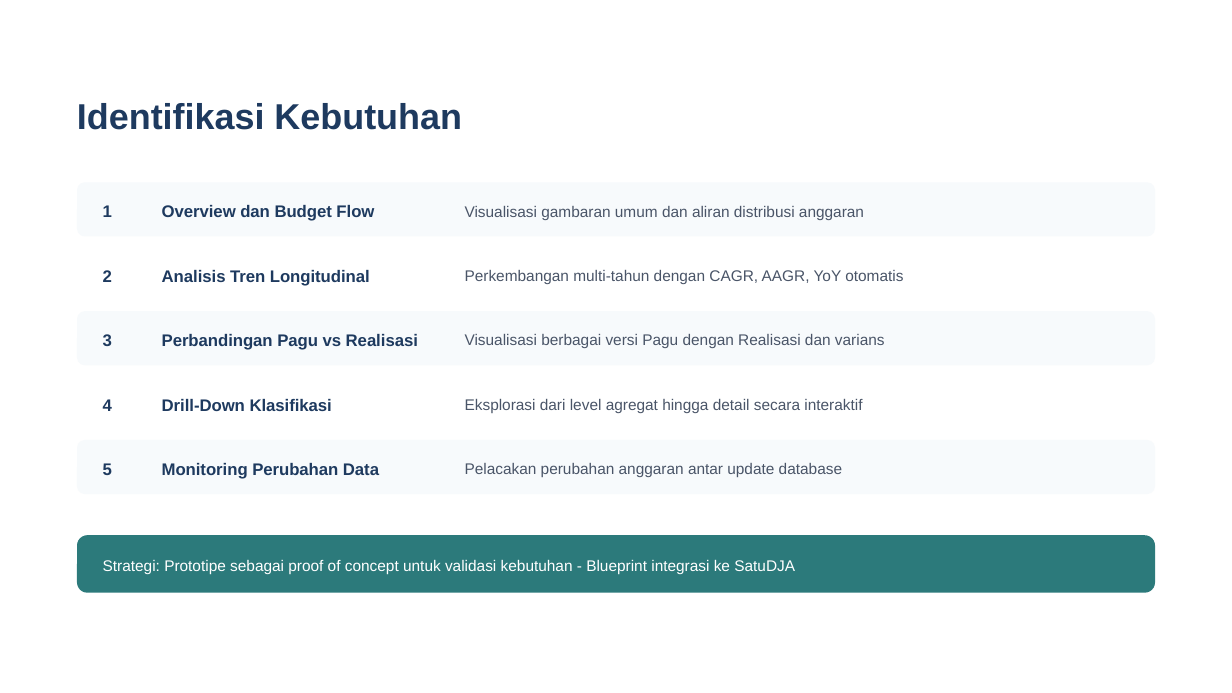
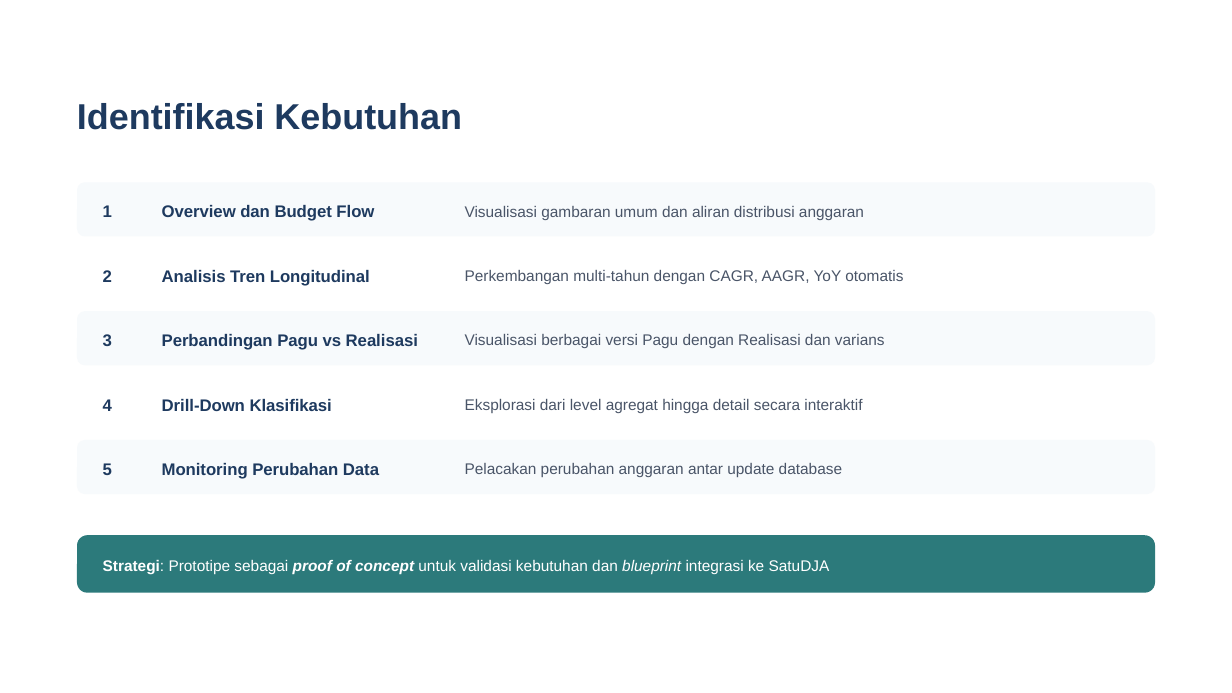
Before and after one commit to tubankum3/dashanggaran, a slide deck: slide 6 of Presentasi_Program Deliverables_Secondment pada Abid PMK DJA.pptx (slide 8 before the commit). Drawn at 1232x693 pixels with LibreOffice and Linux fonts; fonts in the diff are those of the drawing. Boxes give left, top, right and bottom in pixels: in the first picture for what was removed or moved away, otherwise in the second. Text is boxed around its words. In the diff, an @@ line names an element or a change of style, - is before the commit and + after.

```diff
--- a/Presentasi_Program Deliverables_Secondment pada Abid PMK DJA.pptx
+++ b/Presentasi_Program Deliverables_Secondment pada Abid PMK DJA.pptx
@@ text at (103, 560, 830, 575): text changed @@
-Strategi: Prototipe sebagai proof of concept untuk validasi kebutuhan - Blueprint integrasi ke SatuDJA
+Strategi: Prototipe sebagai proof of concept untuk validasi kebutuhan dan blueprint integrasi ke SatuDJA
```
Also in this commit, not shown: 12 other slides changed, 4 slides removed, 2 other files.
